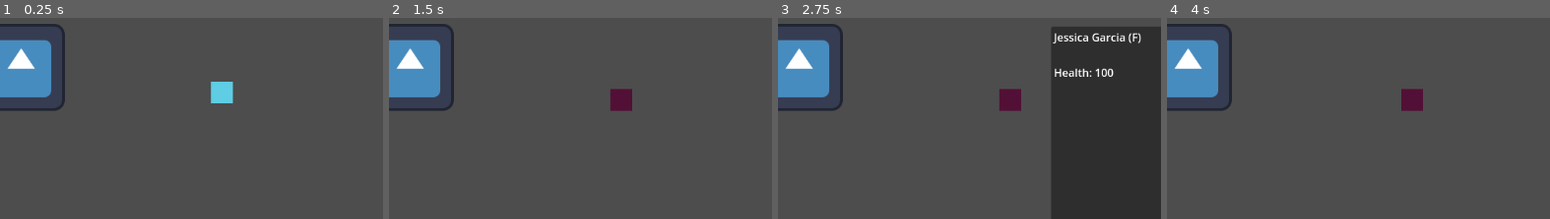
Above: before the commit, frames 1-4 (left to right).
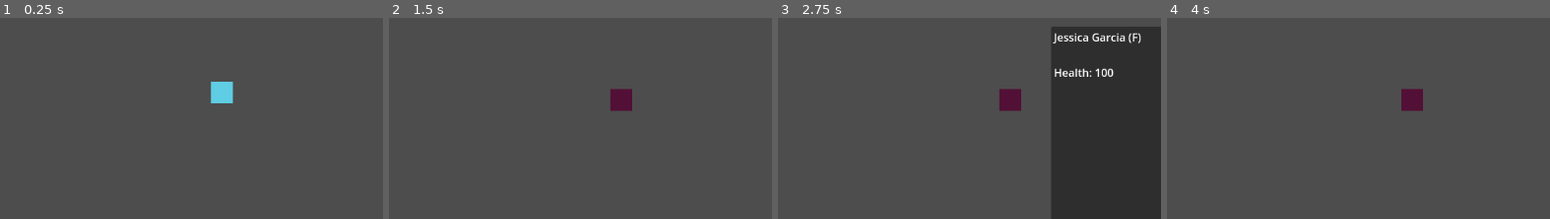
Above: after the commit, the same moments.

Repository: LunarTides/God-Game
Game: Godot game, scene res://scenes/main.tscn
Same seed, same stepped clock (60 frames per second), same inputs: the game is played once before the commit and once after it. The engine's default icon, where the game draws it, is replaced by a stand-in: a white triangle on a blue panel in a dark square.
Inputs (mouse positions are % of the whole screen's width and height, from its top left):
- Up to frame 1 (0.25 s): no input
- Up to frame 2 (1.5 s): drag from (30, 20) to (96, 10) at 0.52 s; click (66, 95) at 1.25 s
- Up to frame 3 (2.75 s): drag from (92, 13) to (30, 20) at 2.02 s
- Up to frame 4 (4 s): click (37, 95) at 2.75 s; tap Enter at 3.5 s; move the mouse to (62, 26) at 3.52 s; hold D (move_right) from 3.53 s (still down); right-click (62, 26) at 3.6 s
The pictures show only the part of the screen within x 0-50%, y 0-50%; the shares and areas given below are measured in that part.

The runs differ from the first frame. In frame 1, 4.6% of the frame differs, in the area x 0-17%, y 2-47%; in frame 2, 4.6%; in frame 3, 4.6%; in frame 4, 4.6%.

Commit message:
Add functionality for entities to pickup resources

Diff:
--- a/ai/entities/walk_to_position.gd
+++ b/ai/entities/walk_to_position.gd
@@ -12,6 +12,7 @@
 		return FAILURE
 
 	if actor.position.distance_to(position) <= entity.target_threshold:
+		entity.emit_target_reached(position)
 		return SUCCESS
 
 	actor.velocity = actor.position.direction_to(position)
--- a/scenes/main.tscn
+++ b/scenes/main.tscn
@@ -1,20 +1,13 @@
-[gd_scene load_steps=6 format=3 uid="uid://dgojrxaey8v1m"]
+[gd_scene load_steps=5 format=3 uid="uid://dgojrxaey8v1m"]
 
 [ext_resource type="Script" path="res://scripts/main.gd" id="1_74ilg"]
 [ext_resource type="PackedScene" uid="uid://ctb6jd8v40e14" path="res://scenes/entity_panel.tscn" id="1_xf4ig"]
 [ext_resource type="PackedScene" uid="uid://cexc6ca643j5m" path="res://scenes/entities/human.tscn" id="1_yv24n"]
-[ext_resource type="Texture2D" uid="uid://bkfgd6j6g7rsd" path="res://icon.svg" id="4_qvki0"]
 [ext_resource type="PackedScene" uid="uid://cgsbhlhbiw7xh" path="res://scenes/resources/wood.tscn" id="5_kfle5"]
 
 [node name="Main" type="Node2D" node_paths=PackedStringArray("entity_panel")]
 script = ExtResource("1_74ilg")
 entity_panel = NodePath("EntityPanel")
-
-[node name="Node2D" type="Node2D" parent="."]
-position = Vector2(31.06, 100)
-
-[node name="Sprite2D" type="Sprite2D" parent="Node2D"]
-texture = ExtResource("4_qvki0")
 
 [node name="EntityPanel" parent="." instance=ExtResource("1_xf4ig")]
 
--- a/scenes/resources/wood.tscn
+++ b/scenes/resources/wood.tscn
@@ -6,6 +6,8 @@
 [sub_resource type="RectangleShape2D" id="RectangleShape2D_ro8ng"]
 
 [node name="Wood" type="StaticBody2D"]
+collision_layer = 0
+collision_mask = 0
 
 [node name="WorldResource" type="Node" parent="." node_paths=PackedStringArray("body", "sprite", "area")]
 script = ExtResource("1_sl34n")
--- a/scripts/entity.gd
+++ b/scripts/entity.gd
@@ -9,6 +9,9 @@
 
 ## Emitted when the entity dies.
 signal killed
+
+## Emitted when the entity reaches its target.
+signal target_reached(position: Vector2)
 
 ## The CharacterBody of the entity. This will be the thing that moves.
 ## The CharacterBody should probably be the root of the entity.
@@ -79,6 +82,13 @@
 ## The entity's name.
 var entity_name := "Placeholder"
 
+## The entity's inventory.
+## This looks something like this: [code]{"Resource Name": [WorldResource:<Node#30232544541>, WorldResource:<Node#59275306838>][/code]
+var inventory: Dictionary
+
+
+var _has_reached_target = false
+
 
 func _ready():
 	generate_gender()
@@ -128,16 +138,19 @@
 ## Begins moving the entity towards the target node.
 func set_target(target: Node2D):
 	walk_to_position.position = target.global_position
+	_has_reached_target = false
 
 
 ## Begins moving the entity towards the target position.
 func set_target_position(position: Vector2):
 	walk_to_position.position = position
+	_has_reached_target = false
 
 
 ## Unsets the target. The AI will resume its normal operations.
 func unset_target():
 	walk_to_position.position = Vector2.ZERO
+	_has_reached_target = false
 
 
 ## Returns if the entity has a target.
@@ -146,6 +159,39 @@
 	return walk_to_position.position != null
 
 
+## This will emit the target_reached signal if it hasn't been emitted for that target before.
+func emit_target_reached(position: Vector2):
+	if not _has_reached_target:
+		_has_reached_target = true
+		target_reached.emit(position)
+
+
+## Picks up the specified resource. The resource needs to be right next to the entity for this to work.
+## Returns if the pickup was successful.
+func pickup_resource(resource: WorldResource) -> bool:
+	# Check if the resource is in a certain radius around the entity
+	if body.position.distance_to(resource.body.global_position) > 5:
+		return false
+
+	if not inventory.has(resource.resource_name):
+		inventory[resource.resource_name] = []
+
+	inventory[resource.resource_name].append(resource)
+
+	resource.body.queue_free()
+
+	print_debug(inventory)
+	return true
+
+
+## Walks to the specified resource, then picks it up.
+## Returns if the pickup was successful
+func walk_to_and_pickup_resource(resource: WorldResource) -> bool:
+	set_target(resource.body)
+	await target_reached
+	return pickup_resource(resource)
+
+
 ## Randomize and set the entity's gender.
 func generate_gender():
 	gender = possible_genders.pick_random()
--- a/scripts/main.gd
+++ b/scripts/main.gd
@@ -21,9 +21,18 @@
 # TODO: Remove at some point
 func _unhandled_input(event):
 	if event.as_text() == "0" and event.is_released():
+		if not is_instance_valid(entity):
+			print_debug("The entity is not valid")
+			return
+
+		if not is_instance_valid($Wood):
+			print_debug("The wood body is not valid")
+			entity.unset_target()
+			return
+
 		if moving:
 			entity.unset_target()
 		else:
-			entity.set_target($Node2D)
+			entity.walk_to_and_pickup_resource($Wood/WorldResource)
 
 		moving = not moving
